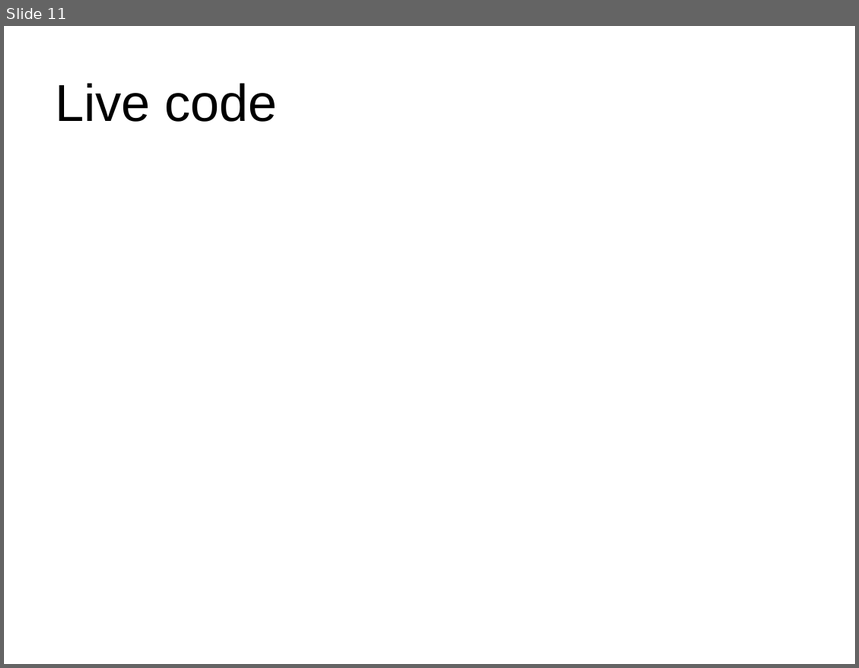
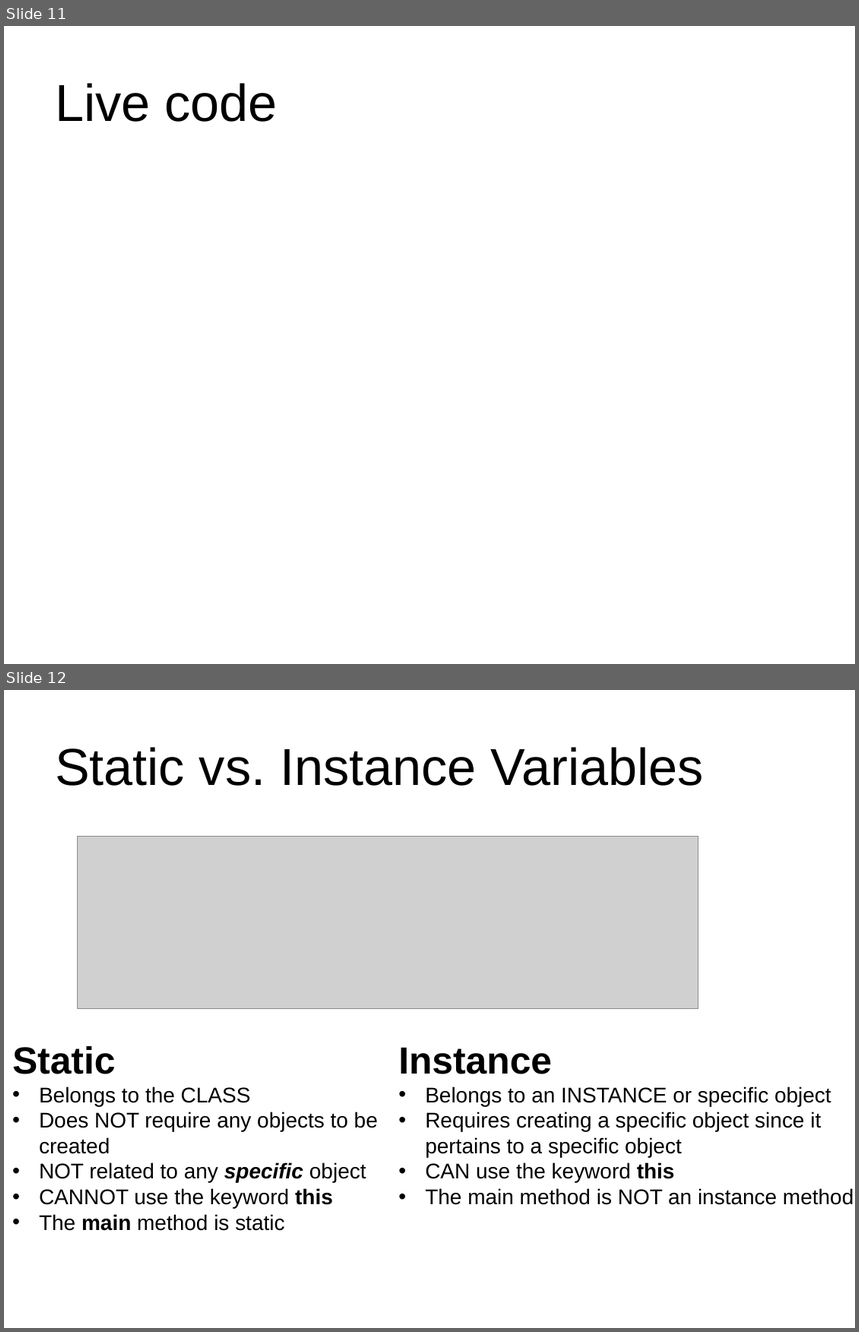
Before and after one commit to RHIT-CSSE/csse220, a slide deck: ClassMaterials/SimpleObjects/Slides/Part3-Statics.pptx. Shown one above the other, each under a label of ours: slide 11 before the commit, slides 11 and 12 after it. The pictures are 859x668 and 859x1332 pixels, drawn with LibreOffice and Linux fonts; fonts in the diff are those of the drawing; grey boxes stand for pictures. Boxes give left, top, right and bottom in pixels: in the first picture for what was removed or moved away, otherwise in the second. Text is boxed around its words. In the diff, an @@ line names an element or a change of style, - is before the commit and + after.

Commit message:
tweaking simple object slides

```diff
--- a/ClassMaterials/SimpleObjects/Slides/Part3-Statics.pptx
+++ b/ClassMaterials/SimpleObjects/Slides/Part3-Statics.pptx
@@ slide 12 added at [4, 690, 855, 1328], background #FFFFFF @@
@@ title added at [55, 747, 704, 786], 44 pt, text #000000 @@
+Static vs. Instance Variables
@@ picture added at [77, 837, 698, 1009] @@
@@ text added at [12, 1046, 378, 1231], 18 pt, text #000000 @@
+Static
+• Belongs to the CLASS
+• Does NOT require any objects to be created
+• NOT related to any specific object
+• CANNOT use the keyword this
+• The main method is static
@@ text added at [398, 1047, 854, 1205], 18 pt, text #000000 @@
+Instance
+• Belongs to an INSTANCE or specific object
+• Requires creating a specific object since it pertains to a specific object
+• CAN use the keyword this
+• The main method is NOT an instance method
```
Also in this commit, not shown: 2 slides changed, 1 other file.
